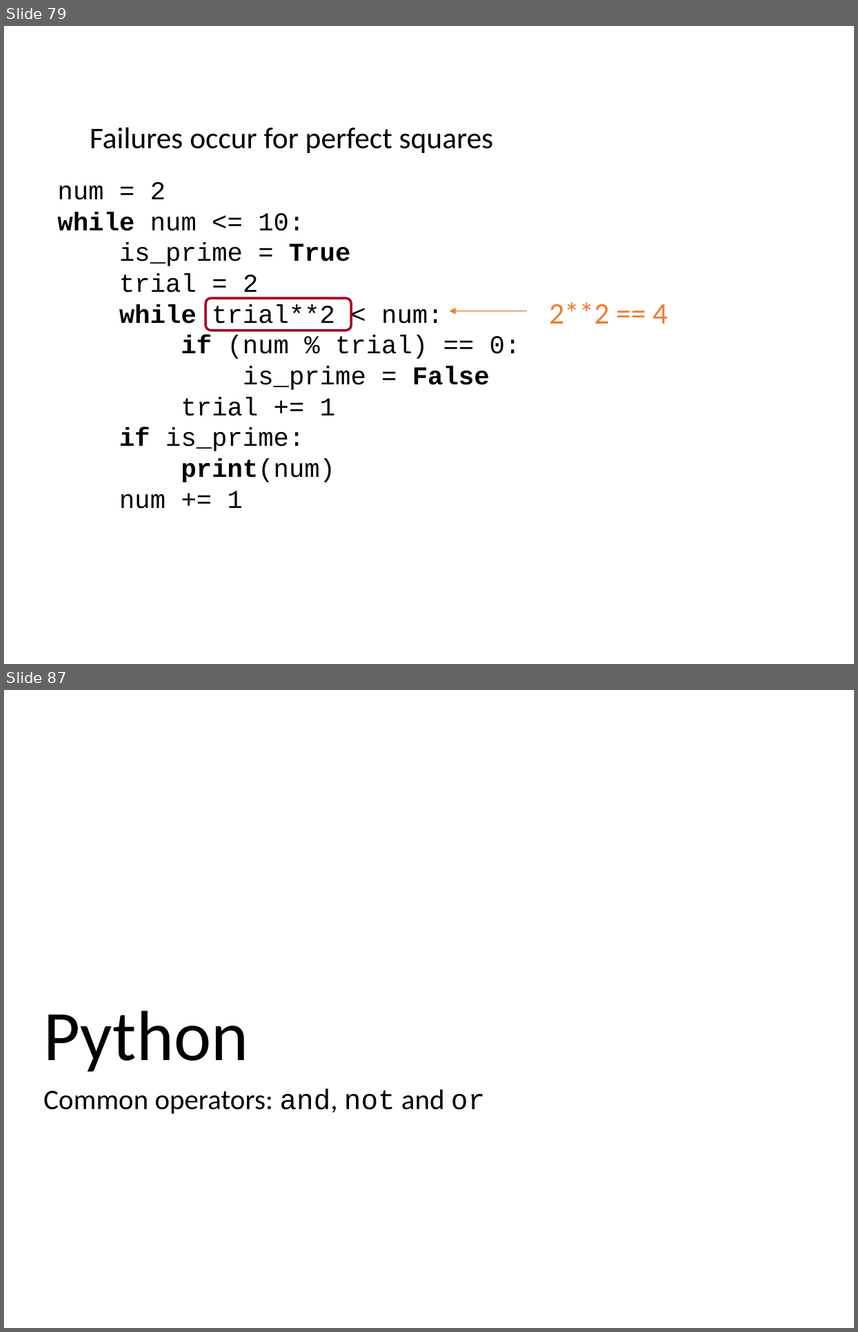
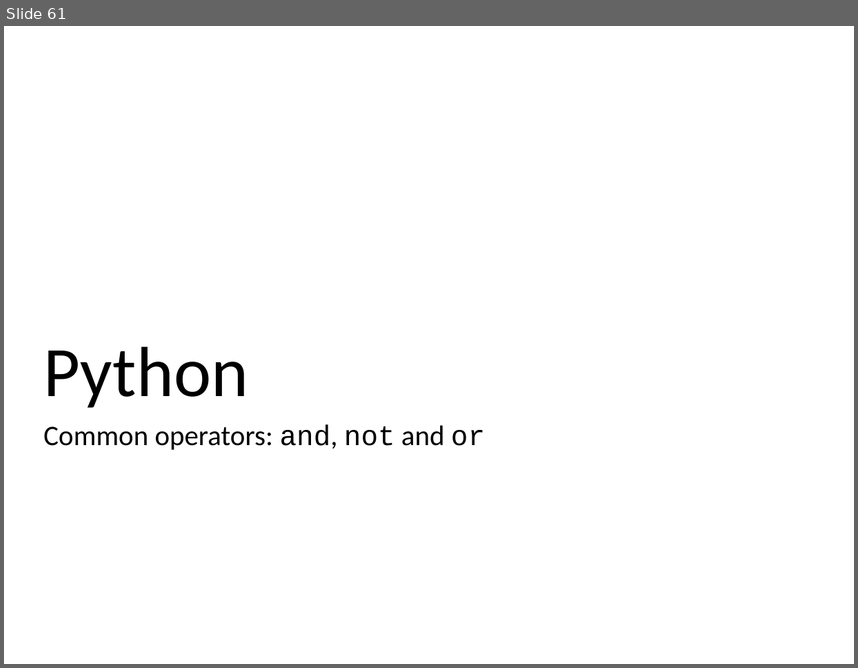
Before and after one commit to ncasuk/ncas-isc, a slide deck: python/presentations/restructured_learning_python/03_flow_and_bool_operators.pptx. Shown one above the other, each under a label of ours: slides 79 and 87 before the commit, slide 61 after it; the slides between them are not shown. The pictures are 858x1332 and 858x668 pixels, drawn with LibreOffice and Linux fonts; fonts in the diff are those of the drawing; background and template pictures are left out. Boxes give left, top, right and bottom in pixels: in the first picture for what was removed or moved away, otherwise in the second. Text is boxed around its words. In the diff, an @@ line names an element or a change of style, - is before the commit and + after.

```diff
--- a/python/presentations/restructured_learning_python/03_flow_and_bool_operators.pptx
+++ b/python/presentations/restructured_learning_python/03_flow_and_bool_operators.pptx
@@ slide 79 removed at (4,26,854,664), background picture (left out) @@
@@ text removed at (90,127,494,153) @@
-Failures occur for perfect squares
@@ text removed at (58,182,490,508) @@
-num = 2
-while num <= 10:
-is_prime = True
-trial = 2
-while trial**2 < num:
-if (num % trial) == 0:
-is_prime = False
-trial += 1
-if is_prime:
-print(num)
-num += 1
@@ rounded rectangle removed at (205,299,351,331) @@
@@ arrow removed from (527, 311) to (450, 311) @@
@@ text removed at (549,302,668,323) @@
-2**2 == 4
@@ what was slide 87 is now slide 61 @@
```
Also in this commit, not shown: 25 other slides removed, 5 other files.
